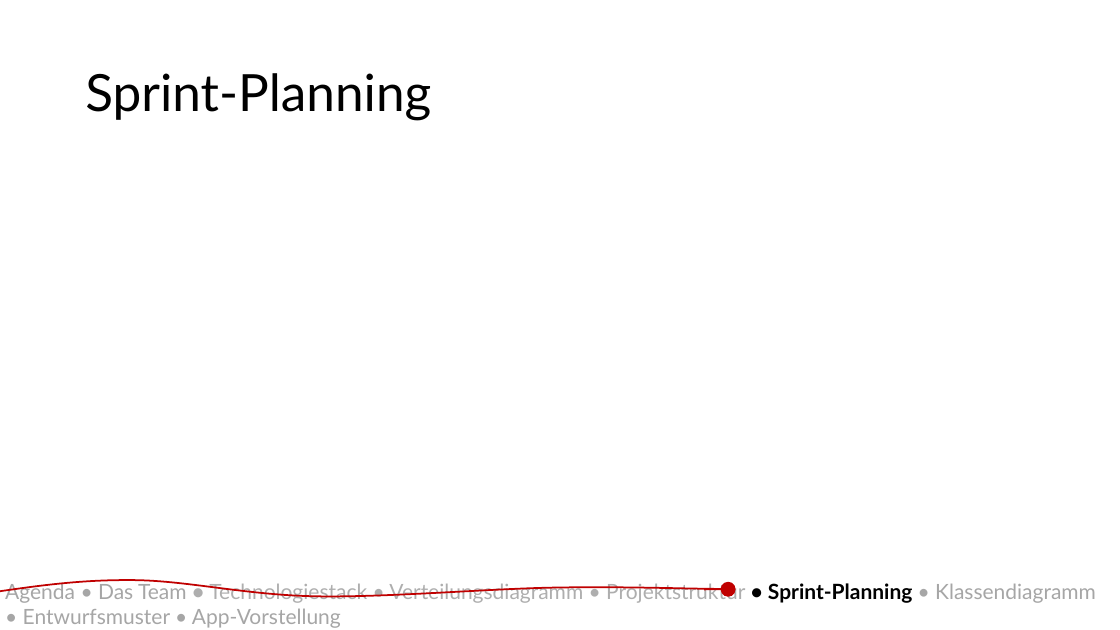
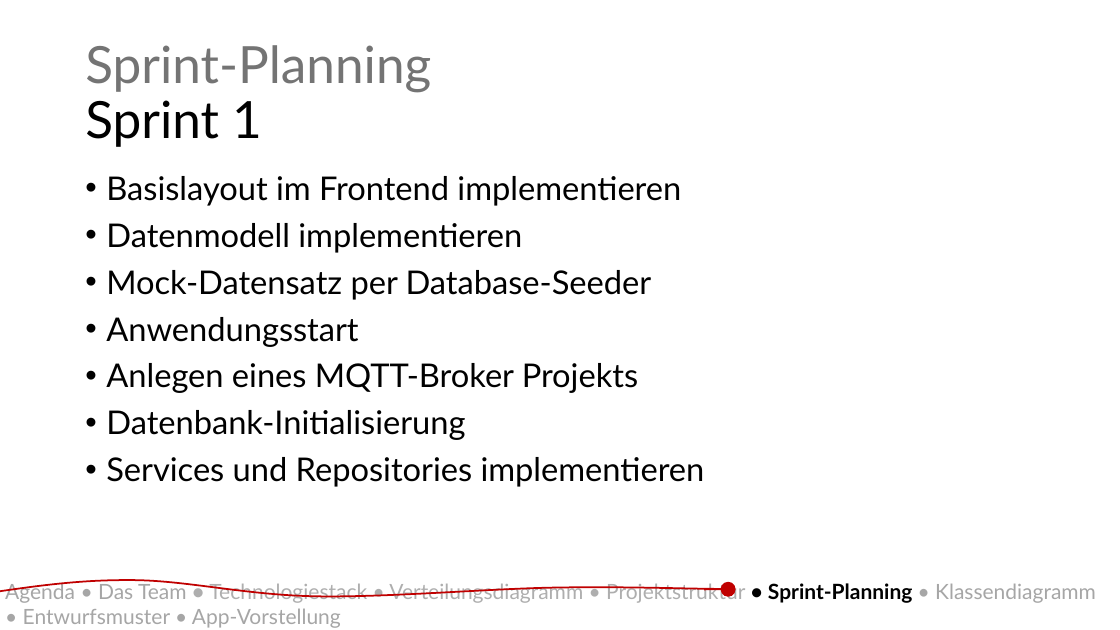
Before and after one commit to BenjaminBrxun/sonar, a slide deck: slide 10 of documentation/Präsentation_SWT2.pptm. Drawn at 1120x630 pixels with LibreOffice and Linux fonts; fonts in the diff are those of the drawing. Boxes give left, top, right and bottom in pixels: in the first picture for what was removed or moved away, otherwise in the second. Text is boxed around its words. In the diff, an @@ line names an element or a change of style, - is before the commit and + after.

```diff
--- a/documentation/Präsentation_SWT2.pptm
+++ b/documentation/Präsentation_SWT2.pptm
@@ title at [85,45,431,147]: text changed; text colour #000000 to #747474 @@
-Sprint-Planning
+Sprint-Planning
+Sprint 1
@@ text added at [106,176,705,487], 28 pt, text #000000 @@
+• Basislayout im Frontend implementieren
+• Datenmodell implementieren
+• Mock-Datensatz per Database-Seeder
+• Anwendungsstart
+• Anlegen eines MQTT-Broker Projekts
+• Datenbank-Initialisierung
+• Services und Repositories implementieren
```
Also in this commit, not shown: 4 other slides changed, 9 slides added.
